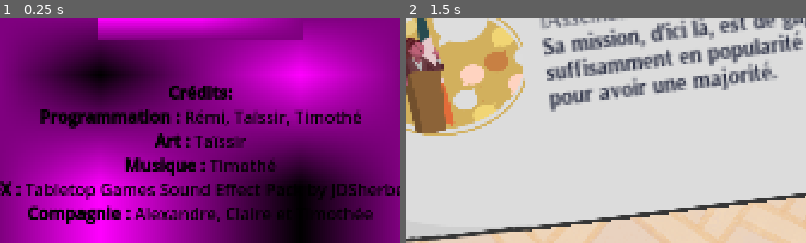
Above: before the commit, frames 1-2 (left to right).
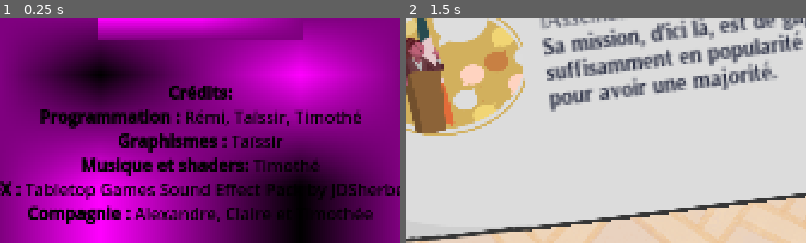
Above: after the commit, the same moments.

Repository: remimorvan/assemblee-nationale-simulator
Game: Godot game, scene res://scenes/begin_screen.tscn
Two runs of this game, one before a commit and one after it. Both use one fixed random seed, a clock stepped at 60 frames per second and the inputs below.
Inputs (mouse positions are % of the whole screen's width and height, from its top left):
- Up to frame 1 (0.25 s): no input
- Up to frame 2 (1.5 s): click (50, 50) at 0.5 s; tap Enter at 1.25 s; move the mouse to (92, 32) at 1.27 s; click (92, 32) at 1.42 s
The pictures show only the part of the screen within x 25-75%, y 50-100%; the shares and areas given below are measured in that part.

The runs differ from the first frame. In frame 1, 3.7% of the frame differs, in the area x 20-80%, y 51-71%; in frame 2, nothing differs.

Commit message:
changed begin credits

Diff:
--- a/scenes/begin_screen.tscn
+++ b/scenes/begin_screen.tscn
@@ -50,8 +50,8 @@
 bbcode_enabled = true
 text = "[color=black][font_size=40][b]Crédits:
 Programmation :[/b] Rémi, Taïssir, Timothé
-[b]Art :[/b] Taïssir
-[b]Musique :[/b] Timothé
+[b]Graphismes :[/b] Taïssir
+[b]Musique et shaders:[/b] Timothé
 [b]SFX :[/b] Tabletop Games Sound Effect Pack by JDSherbert
 [b]Compagnie :[/b] Alexandre, Claire et Timothée"
 fit_content = true
